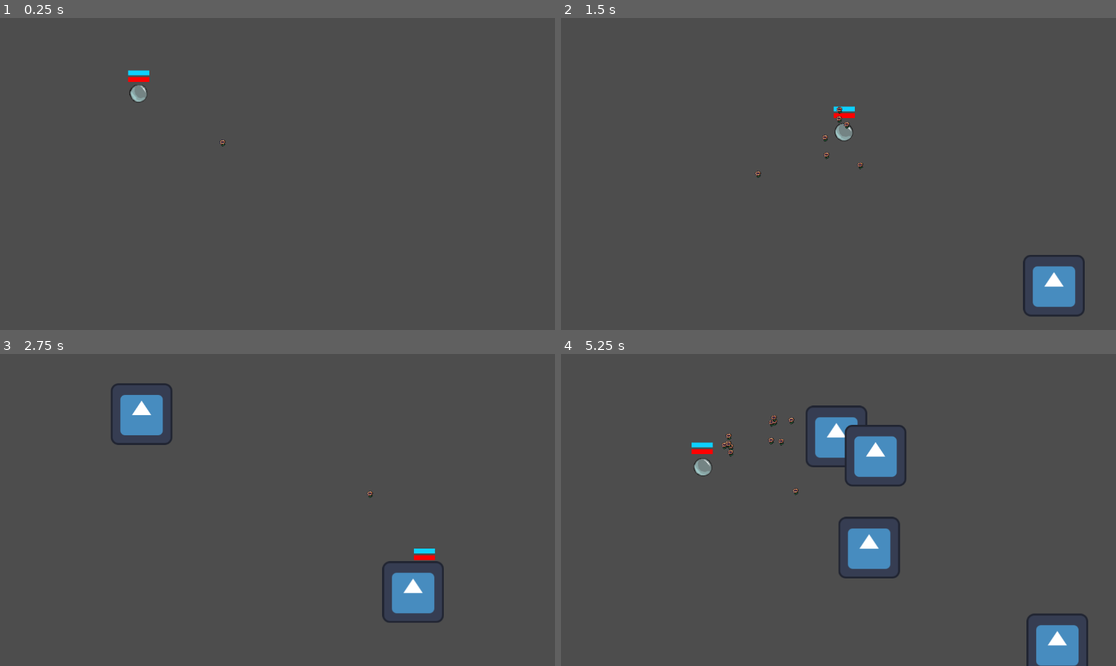
Above: before the commit, frames 1-4 (two rows, left to right).
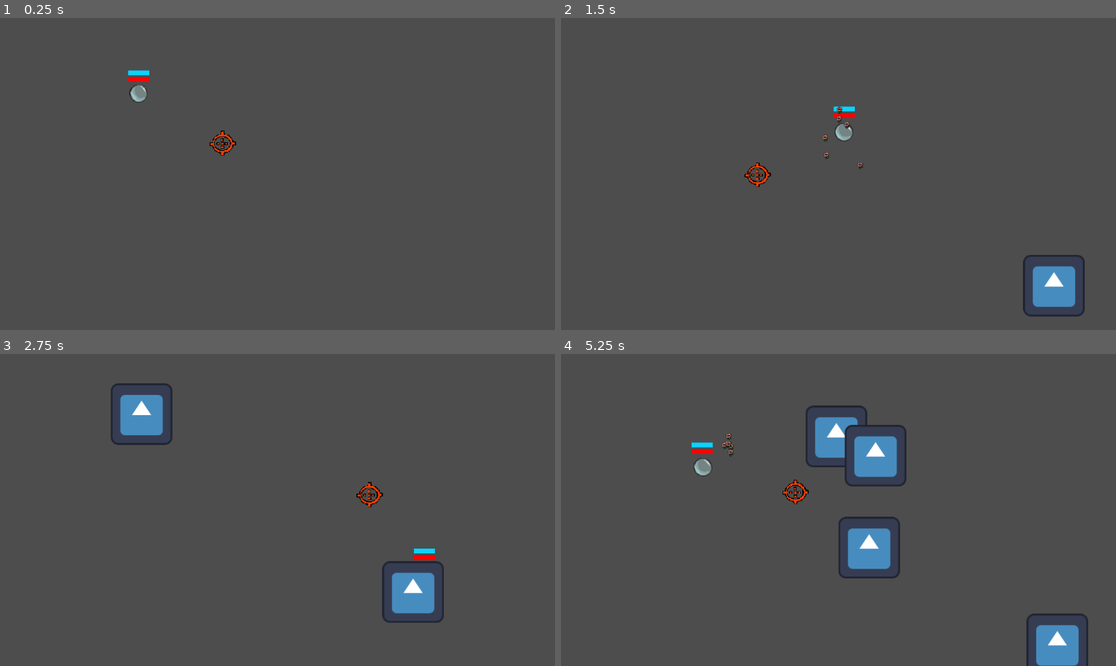
Above: after the commit, the same moments.

Repository: ConnorTamme/Bubble-Power
Game: Godot game, scene res://main.tscn
The game is run twice, just before and just after one commit, with the same random seed, the same clock (stepped at 60 frames per second) and the same inputs. The engine's default icon, where the game draws it, is replaced by a stand-in: a white triangle on a blue panel in a dark square.
Inputs (mouse positions are in pixels of both pictures, inside the frame that each line leads up to):
- Up to frame 1 (0.25 s): no input
- Up to frame 2 (1.5 s): tap Enter at 0.5 s; move the mouse to (960, 158) at 0.52 s; press the mouse at (960, 158) at 0.53 s; hold D (p1_right) 0.53-1.28 s; move the mouse to (727, 189) at 1.27 s; release the mouse at (727, 189) at 1.28 s; hold S (p1_down) from 1.28 s (still down); tap Ctrl (p1_sneak) at 1.35 s
- Up to frame 3 (2.75 s): move the mouse to (333, 441) at 2.02 s; release S (p1_down) at 2.03 s; hold D (p1_right) from 2.03 s (still down); tap Shift (p1_sprint) at 2.1 s
- Up to frame 4 (5.25 s): move the mouse to (810, 572) at 2.77 s; release D (p1_right) at 2.78 s; hold W (p1_up) 2.78-3.53 s; click (810, 572) at 2.85 s; move the mouse to (1005, 556) at 3.52 s; hold A (p1_left) 3.53-5.03 s; tap Ctrl (p1_sneak) at 3.6 s; move the mouse to (672, 463) at 4.27 s; tap Shift (p1_sprint) at 4.35 s; move the mouse to (866, 510) at 5.02 s; press the mouse at (866, 510) at 5.03 s; hold S (p1_down) from 5.03 s (still down)

The runs differ from the first frame. In frame 1, 0.2% of the frame differs, in the area x 37-43%, y 36-45%; in frame 2, 0.2%; in frame 3, 0.2%; in frame 4, 0.3%, in the area x 37-45%, y 19-49%.

Commit message:
Updated Lots

Diff:
--- /dev/null
+++ b/Enemy1A.gd
@@ -0,0 +1,26 @@
+extends Enemy
+
+func _ready():
+	super()
+	$Flipper/Animator.animation = "idle"
+	$Flipper/Animator.play()
+
+func _process(delta):
+	super(delta)
+	$Flipper/Animator.flip_h = ((player.position.x - position.x) > 0)
+	#scale.x = 1 if ((player.position.x - position.x) > 0) else -1
+
+
+func _on_prepare_time_timeout() -> void:
+	#$Flipper/Animator.animation = "attack"
+	$AttackTimer.start()
+
+
+func _on_attack_timer_timeout() -> void:
+	weapon.attack(Vector2(player.position.x - position.x, player.position.y - position.y))
+	$recoverTime.start()
+	#$Flipper/Animator.animation = "recover"
+
+func _on_recover_time_timeout() -> void:
+	ai_state = states.READY
+	#$Flipper/Animator.animation = "recover"
--- a/crosshair.tscn
+++ b/crosshair.tscn
@@ -1,7 +1,8 @@
 [gd_scene load_steps=2 format=3 uid="uid://gppu81t8ykst"]
 
-[ext_resource type="Texture2D" uid="uid://cad2aejo0t8ex" path="res://flower.png" id="1_mmf7y"]
+[ext_resource type="Texture2D" uid="uid://bpmg1bg1kmjpq" path="res://crosshair.png" id="1_76c8m"]
 
 [node name="Crosshair" type="Sprite2D"]
 texture_filter = 1
-texture = ExtResource("1_mmf7y")
+scale = Vector2(0.8, 0.8)
+texture = ExtResource("1_76c8m")
--- /dev/null
+++ b/enemy_1A.tscn
@@ -0,0 +1,67 @@
+[gd_scene load_steps=9 format=3 uid="uid://cuimrxqq14qde"]
+
+[ext_resource type="PackedScene" uid="uid://bvetq7ixe7r7f" path="res://enemy.tscn" id="1_52vvt"]
+[ext_resource type="Script" path="res://Boss.gd" id="2_nxo2j"]
+[ext_resource type="Texture2D" uid="uid://tld1loga0giq" path="res://insect.png" id="3_rkpe0"]
+
+[sub_resource type="AtlasTexture" id="AtlasTexture_cb4ob"]
+atlas = ExtResource("3_rkpe0")
+region = Rect2(0, 0, 85, 60)
+
+[sub_resource type="AtlasTexture" id="AtlasTexture_l1js8"]
+atlas = ExtResource("3_rkpe0")
+region = Rect2(85, 0, 85, 60)
+
+[sub_resource type="AtlasTexture" id="AtlasTexture_oh0q1"]
+atlas = ExtResource("3_rkpe0")
+region = Rect2(0, 60, 85, 60)
+
+[sub_resource type="AtlasTexture" id="AtlasTexture_qyhnq"]
+atlas = ExtResource("3_rkpe0")
+region = Rect2(85, 60, 85, 60)
+
+[sub_resource type="SpriteFrames" id="SpriteFrames_m3pv8"]
+animations = [{
+"frames": [{
+"duration": 1.0,
+"texture": SubResource("AtlasTexture_cb4ob")
+}, {
+"duration": 1.0,
+"texture": SubResource("AtlasTexture_l1js8")
+}, {
+"duration": 1.0,
+"texture": SubResource("AtlasTexture_oh0q1")
+}, {
+"duration": 1.0,
+"texture": SubResource("AtlasTexture_qyhnq")
+}, {
+"duration": 1.0,
+"texture": SubResource("AtlasTexture_qyhnq")
+}, {
+"duration": 1.0,
+"texture": SubResource("AtlasTexture_oh0q1")
+}, {
+"duration": 1.0,
+"texture": SubResource("AtlasTexture_l1js8")
+}, {
+"duration": 1.0,
+"texture": SubResource("AtlasTexture_cb4ob")
+}],
+"loop": true,
+"name": &"idle",
+"speed": 8.0
+}]
+
+[node name="Enemy1A" instance=ExtResource("1_52vvt")]
+script = ExtResource("2_nxo2j")
+
+[node name="AttackTimer" type="Timer" parent="." index="6"]
+wait_time = 0.85
+one_shot = true
+
+[node name="Flipper" type="Sprite2D" parent="." index="7"]
+
+[node name="Animator" type="AnimatedSprite2D" parent="Flipper" index="0"]
+scale = Vector2(1.85, 1.85)
+sprite_frames = SubResource("SpriteFrames_m3pv8")
+animation = &"idle"
--- /dev/null
+++ b/enemy_1b.gd
@@ -0,0 +1,26 @@
+extends Enemy
+
+func _ready():
+	super()
+	$Flipper/Animator.animation = "idle"
+	$Flipper/Animator.play()
+
+func _process(delta):
+	super(delta)
+	$Flipper/Animator.flip_h = ((player.position.x - position.x) > 0)
+	#scale.x = 1 if ((player.position.x - position.x) > 0) else -1
+
+
+func _on_prepare_time_timeout() -> void:
+	#$Flipper/Animator.animation = "attack"
+	$AttackTimer.start()
+
+
+func _on_attack_timer_timeout() -> void:
+	weapon.attack(Vector2(player.position.x - position.x, player.position.y - position.y))
+	$recoverTime.start()
+	#$Flipper/Animator.animation = "recover"
+
+func _on_recover_time_timeout() -> void:
+	ai_state = states.READY
+	#$Flipper/Animator.animation = "recover"
--- /dev/null
+++ b/enemy_1b.tscn
@@ -0,0 +1,84 @@
+[gd_scene load_steps=11 format=3 uid="uid://che5fntbn64ag"]
+
+[ext_resource type="PackedScene" uid="uid://bvetq7ixe7r7f" path="res://enemy.tscn" id="1_ux5yh"]
+[ext_resource type="Script" path="res://enemy_1b.gd" id="2_s16b7"]
+[ext_resource type="Texture2D" uid="uid://tld1loga0giq" path="res://insect.png" id="3_3e0gm"]
+[ext_resource type="Texture2D" uid="uid://cvqmjqs5wkhs2" path="res://evil_bubble.png" id="4_reh5c"]
+
+[sub_resource type="AtlasTexture" id="AtlasTexture_7xb1e"]
+atlas = ExtResource("4_reh5c")
+region = Rect2(8, 0, 44, 60)
+
+[sub_resource type="AtlasTexture" id="AtlasTexture_p1f3o"]
+atlas = ExtResource("4_reh5c")
+region = Rect2(53, 0, 44, 60)
+
+[sub_resource type="AtlasTexture" id="AtlasTexture_sybct"]
+atlas = ExtResource("4_reh5c")
+region = Rect2(98, 0, 44, 60)
+
+[sub_resource type="AtlasTexture" id="AtlasTexture_mahcb"]
+atlas = ExtResource("4_reh5c")
+region = Rect2(143, 0, 44, 60)
+
+[sub_resource type="AtlasTexture" id="AtlasTexture_fri0h"]
+atlas = ExtResource("4_reh5c")
+region = Rect2(8, 60, 44, 60)
+
+[sub_resource type="SpriteFrames" id="SpriteFrames_co3cv"]
+animations = [{
+"frames": [{
+"duration": 1.0,
+"texture": SubResource("AtlasTexture_7xb1e")
+}, {
+"duration": 1.0,
+"texture": SubResource("AtlasTexture_p1f3o")
+}, {
+"duration": 1.0,
+"texture": SubResource("AtlasTexture_sybct")
+}, {
+"duration": 1.0,
+"texture": SubResource("AtlasTexture_mahcb")
+}, {
+"duration": 1.0,
+"texture": SubResource("AtlasTexture_fri0h")
+}, {
+"duration": 1.0,
+"texture": SubResource("AtlasTexture_fri0h")
+}, {
+"duration": 1.0,
+"texture": SubResource("AtlasTexture_mahcb")
+}, {
+"duration": 1.0,
+"texture": SubResource("AtlasTexture_sybct")
+}, {
+"duration": 1.0,
+"texture": SubResource("AtlasTexture_p1f3o")
+}, {
+"duration": 1.0,
+"texture": SubResource("AtlasTexture_7xb1e")
+}],
+"loop": true,
+"name": &"idle",
+"speed": 8.0
+}]
+
+[node name="Enemy_1B" instance=ExtResource("1_ux5yh")]
+script = ExtResource("2_s16b7")
+
+[node name="Sprite2D" parent="." index="0"]
+visible = false
+texture = ExtResource("3_3e0gm")
+hframes = 2
+vframes = 2
+
+[node name="AttackTimer" type="Timer" parent="." index="6"]
+wait_time = 0.85
+one_shot = true
+
+[node name="Flipper" type="Sprite2D" parent="." index="7"]
+
+[node name="Animator" type="AnimatedSprite2D" parent="Flipper" index="0"]
+scale = Vector2(1.85, 1.85)
+sprite_frames = SubResource("SpriteFrames_co3cv")
+animation = &"idle"
--- a/level_scene_manager.gd
+++ b/level_scene_manager.gd
@@ -2,7 +2,7 @@
 
 var first_scene_index :  int = 0;
 var currIndex : int = 0
-var editor_scenes : Array[PackedScene] = [
+@export var editor_scenes : Array[PackedScene] = [
 	#preload() titlescreen
 	 preload("res://main.tscn"),
 	 preload("res://upgrade_ui.tscn")
--- /dev/null
+++ b/level_sewer.tscn
@@ -0,0 +1,14 @@
+[gd_scene load_steps=3 format=3 uid="uid://tdqb1ufd3dg0"]
+
+[ext_resource type="PackedScene" uid="uid://jtbgpgtgcoy3" path="res://main.tscn" id="1_oc5gi"]
+[ext_resource type="Texture2D" uid="uid://jrd4c5svtvae" path="res://s1.png" id="2_a1575"]
+
+[node name="level_sewer" instance=ExtResource("1_oc5gi")]
+
+[node name="Background" type="Sprite2D" parent="." index="3"]
+z_index = -1
+position = Vector2(0, 161.75)
+scale = Vector2(3.85333, 2.14333)
+texture = ExtResource("2_a1575")
+centered = false
+offset = Vector2(0, -75)
--- a/main.gd
+++ b/main.gd
@@ -1,14 +1,11 @@
 extends Node2D
 
-@onready var enemy = preload("res://enemy.tscn")
+#@onready var enemy = preload("res://enemy.tscn")
+@export var enemy: PackedScene
 @export var mob_scene: PackedScene
-
-@export var victory_banner: PackedScene
-@export var death_banner: PackedScene
 var to_spawn = 10
 var killed = 0
 var spawned = 0
-var player_died = false
 
 # Called when the node enters the scene tree for the first time.
 func _ready() -> void:
@@ -25,7 +22,7 @@
 
 func _on_mob_timer_timeout() -> void:
 	if spawned < to_spawn:
-		spawned += 1
+
 	# Create a new instance of the Mob scene.
 		var e = enemy.instantiate()
 
@@ -43,21 +40,8 @@
 
 func _on_player_death() -> void:
 	$MobTimer.stop()
-	player_died = true
-	add_child(death_banner.instantiate())
-	$EndTimer.start()
 
 func _on_enemy_death() -> void:
 	killed += 1
 	if killed == to_spawn:
-		add_child(victory_banner.instantiate())
-		$EndTimer.start()
-		GlobalSignals.emit_signal("battleFinished")
-
-
-
-func _on_end_timer_timeout() -> void:
-	if player_died:
-		get_tree().change_scene_to_file("res://start_screen.tscn")
-	else:
 		GlobalSignals.nextScene.emit()
--- a/main.tscn
+++ b/main.tscn
@@ -1,7 +1,8 @@
-[gd_scene load_steps=5 format=3 uid="uid://jtbgpgtgcoy3"]
+[gd_scene load_steps=6 format=3 uid="uid://jtbgpgtgcoy3"]
 
 [ext_resource type="Script" path="res://main.gd" id="1_5jfyn"]
 [ext_resource type="PackedScene" uid="uid://txylmowsjix5" path="res://player.tscn" id="1_foxcj"]
+[ext_resource type="PackedScene" uid="uid://cuimrxqq14qde" path="res://enemy_1A.tscn" id="2_mpxcn"]
 [ext_resource type="PackedScene" uid="uid://bvetq7ixe7r7f" path="res://enemy.tscn" id="2_xxjoi"]
 
 [sub_resource type="Curve2D" id="Curve2D_wpeb3"]
@@ -12,9 +13,8 @@
 
 [node name="main" type="Node2D"]
 script = ExtResource("1_5jfyn")
+enemy = ExtResource("2_mpxcn")
 mob_scene = ExtResource("2_xxjoi")
-victory_banner = ExtResource("1_foxcj")
-death_banner = ExtResource("2_xxjoi")
 
 [node name="Player" parent="." instance=ExtResource("1_foxcj")]
 position = Vector2(173, 334)
--- a/upgrade_ui.gd
+++ b/upgrade_ui.gd
@@ -47,14 +47,16 @@
 	var i = randi() % StaticStats.ENT_STATS.size()
 	while(i > 4):
 		i = randi() % StaticStats.ENT_STATS.size()
+	print(i)
 	defStat[btn] = StaticStats.ENT_STATS.keys()[i]
 	btnStat[btn] = StaticStats.ENT_STATS[defStat[btn]]
-	print(btnStat)
-	print(defStat)
+
 	btn.text = defenceUpgradeText[StaticStats.ENT_STATS[defStat[btn]]]
 
 func GetOffenseUpgrade(btn: Button):
 	var i = randi() % StaticStats.WEAPON_STATS.size()
+	while(i > 4):
+		i = randi() % StaticStats.WEAPON_STATS.size()
 	offStat[btn] = StaticStats.WEAPON_STATS.keys()[i]
 	btnStat[btn] = StaticStats.WEAPON_STATS[offStat[btn]]
 	btn.text = offenceUpgradeText[btnStat[btn]]
Not shown: 1 places in Boss.tscn that only renumber resources
Not shown: 1 places in player.tscn that only renumber resources
Not shown: 1 places in start_screen.tscn that only renumber resources
Not shown: 1 places in upgrade_ui.tscn that only renumber resources
